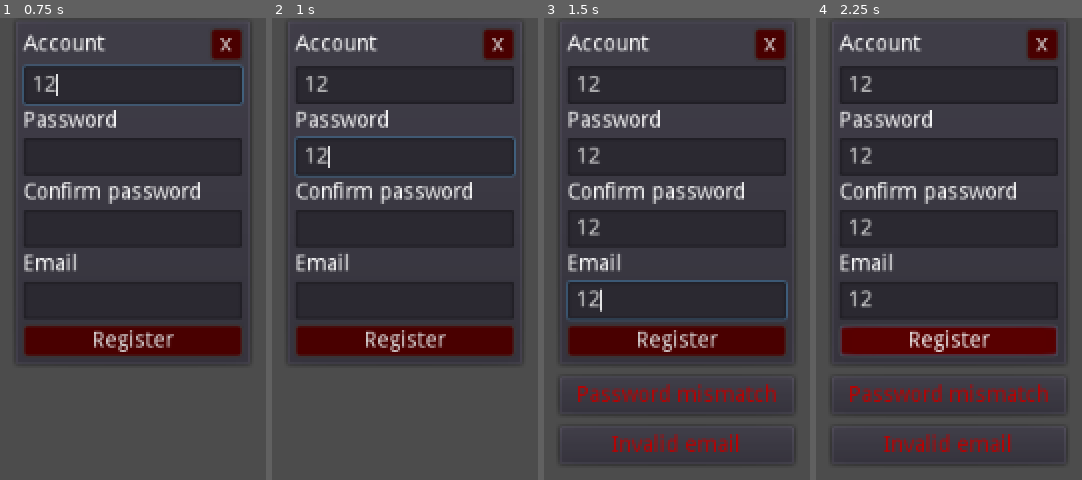
Above: before the commit, frames 1-4 (left to right).
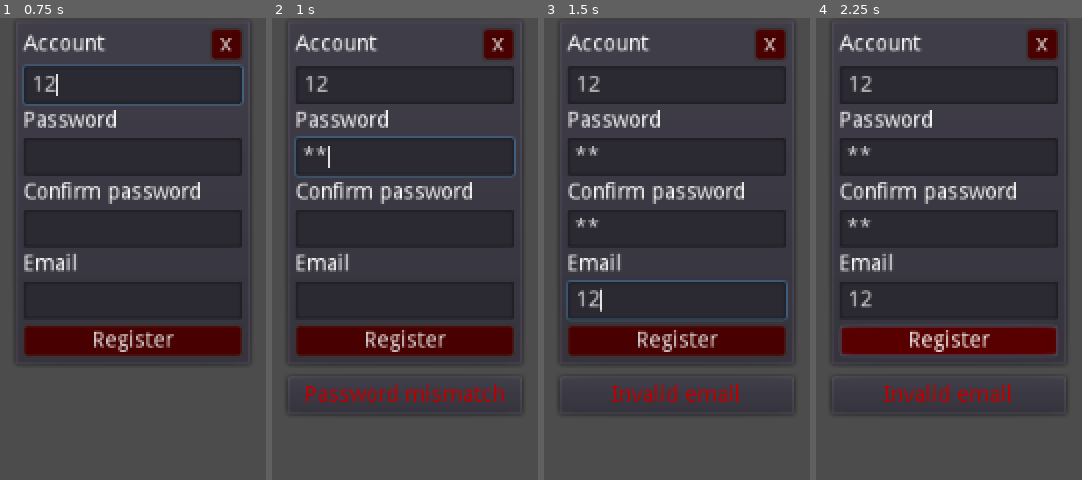
Above: after the commit, the same moments.

Repository: yvesns/Godot-MMORPG-Client
Game: Godot game, scene res://Scenes/UI/Login/RegisterPrompt.tscn
Two runs of this game, one before a commit and one after it. Both use one fixed random seed, a clock stepped at 60 frames per second and the inputs below. This scene is started directly instead of the project's main scene.
Inputs (mouse positions are in pixels of both pictures, inside the frame that each line leads up to):
- Up to frame 1 (0.75 s): click (133, 87) at 0.52 s; type "12" at 0.6 s
- Up to frame 2 (1 s): click (405, 156) at 0.75 s; type "12" at 0.83 s; click (405, 230) at 0.98 s
- Up to frame 3 (1.5 s): type "12" at 1.07 s; click (677, 299) at 1.27 s; type "12" at 1.35 s
- Up to frame 4 (2.25 s): click "Register" at 2 s

Frame 1 is identical in both runs. In frame 2, 2.1% of the frame differs, in the area x 10-89%, y 27-86%; in frame 3, 3.1%, in the area x 10-89%, y 27-97%; in frame 4, 3.1%.

Commit message:
Register prompt

Diff:
--- a/Scenes/UI/Login/ErrorMessage.tscn
+++ b/Scenes/UI/Login/ErrorMessage.tscn
@@ -1,6 +1,6 @@
 [gd_scene format=2]
 
-[node name="ErrorMessage" type="PanelContainer" index="0"]
+[node name="ErrorMessage" type="PanelContainer"]
 
 anchor_left = 0.0
 anchor_top = 0.0
@@ -13,7 +13,7 @@
 mouse_filter = 0
 mouse_default_cursor_shape = 0
 size_flags_horizontal = 3
-size_flags_vertical = 3
+size_flags_vertical = 1
 _sections_unfolded = [ "Size Flags", "Visibility" ]
 
 [node name="CenterContainer" type="CenterContainer" parent="." index="0"]
--- a/Scenes/UI/Login/RegisterPrompt.gd
+++ b/Scenes/UI/Login/RegisterPrompt.gd
@@ -32,7 +32,15 @@
 	user = new_text
 
 func _on_PasswordEdit_text_changed(new_text):
+	var password_confirm = find_node("PassConfirmEdit").text
+
 	password = new_text
+
+	if password == password_confirm:
+		is_password_valid = true
+		remove_password_mismatch_message()
+	else:
+		show_password_mismatch_message()
 
 func _on_PassConfirmEdit_text_changed(new_text):
 	if password == new_text:
@@ -51,19 +59,23 @@
 func show_password_mismatch_message():
 	if find_node(password_mismatch.name) == null:
 		get_node("MainContainer").add_child(password_mismatch)
+		password_mismatch.set_owner(get_node("MainContainer"))
 
 func show_invalid_email_message():
 	if find_node(invalid_email.name) == null:
 		get_node("MainContainer").add_child(invalid_email)
+		invalid_email.set_owner(get_node("MainContainer"))
 
 func remove_password_mismatch_message():
 	var node = find_node(password_mismatch.name)
 
 	if node != null:
-		node.queue_free()
+		#node.queue_free()
+		get_node("MainContainer").remove_child(password_mismatch)
 
 func remove_invalid_email_message():
 	var node = find_node(invalid_email.name)
 
 	if node != null:
-		node.queue_free()
+		#node.queue_free()
+		get_node("MainContainer").remove_child(invalid_email)
--- a/Scenes/UI/Login/RegisterPrompt.tscn
+++ b/Scenes/UI/Login/RegisterPrompt.tscn
@@ -216,6 +216,7 @@
 size_flags_horizontal = 1
 size_flags_vertical = 1
 max_length = 50
+secret = true
 focus_mode = 2
 context_menu_enabled = true
 placeholder_alpha = 0.6
@@ -261,6 +262,7 @@
 size_flags_horizontal = 1
 size_flags_vertical = 1
 max_length = 50
+secret = true
 focus_mode = 2
 context_menu_enabled = true
 placeholder_alpha = 0.6
